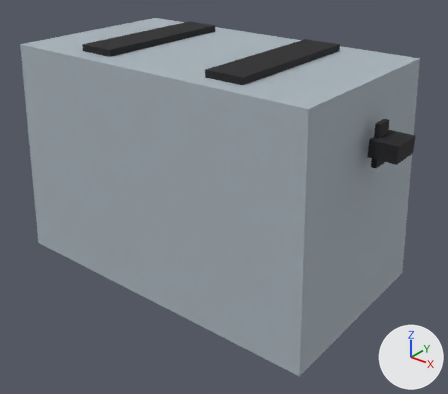
What one commit did to the glTF model site/models/GI_Toaster_01.glb.
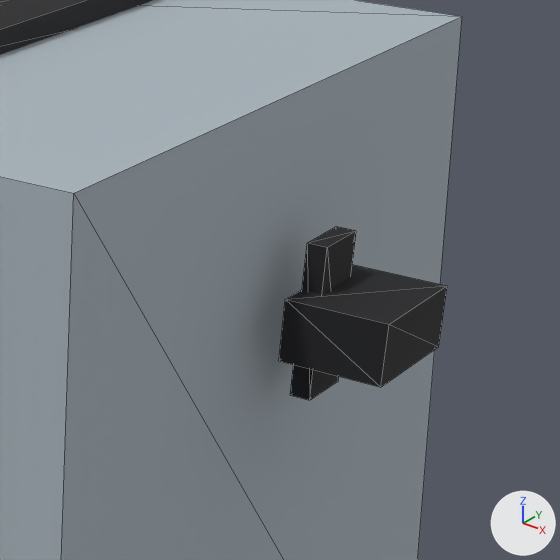
Each version appears first whole from a 50 mm camera at (0.2993, -0.3586, 0.2847) aimed at (0.0204, -0.01, 0.0685), and next in a close-up on the part from 64% to 100% of the width and 14% to 54% of the height. Lighting does not change. The marker at lower right points along +X, +Y and +Z. The older version's two pictures come first. The close-ups show mesh edges as thin lines. Where no turn or scale is listed for an object, it has been applied to the vertices. Vertices at exactly the same position are counted once.

The first close-up shows 'GI_Toaster_01', 'Lever'.
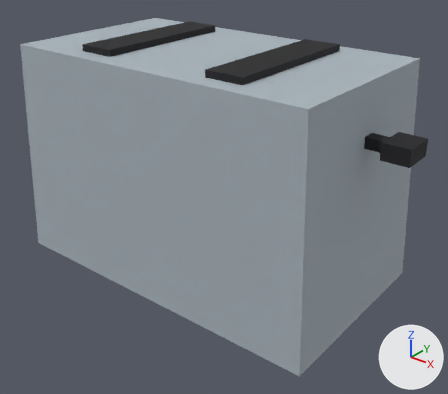
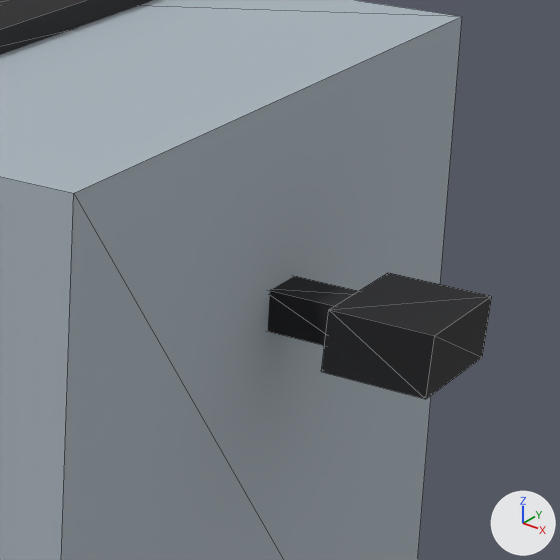
The edits, one by one:
me_lever is used by ob_lever; location (0.14, 0.0, 0.14).
me_lever had 16 vertices, 24 faces and spanned x 0.0..0.02, y -0.0125..0.0125, z -0.015..0.015.
me_lever now has 16 vertices, 24 faces and spans x -0.0085..0.0285, y -0.0125..0.0125, z -0.006..0.006.
me_lever part 1: the loose piece of 8 vertices spanning x 0.0..0.02, y -0.0125..0.0125, z -0.006..0.006 is moved by (0.0085, 0.0, 0.0).
me_lever part 2: the loose piece of 8 vertices spanning x 0.0..0.004, y -0.006..0.006, z -0.015..0.015 is scaled about its middle by (4.75, 0.833, 0.267), then moved by (-0.001, 0.0, 0.0).

Location of each change, [x1, y1, x2, y2] in pixels of the close-ups (560 x 560 px; the box of a moved part takes in the faces that stretch with it):
'Lever', reshaped (33% wider, 27% shorter): before [279, 226, 447, 400]; after [268, 273, 491, 399]
part 1 of me_lever, moved or reshaped: before [279, 264, 447, 387]; after [321, 273, 491, 399]
part 2 of me_lever, moved or reshaped: before [290, 226, 356, 400]; after [268, 276, 358, 345]
